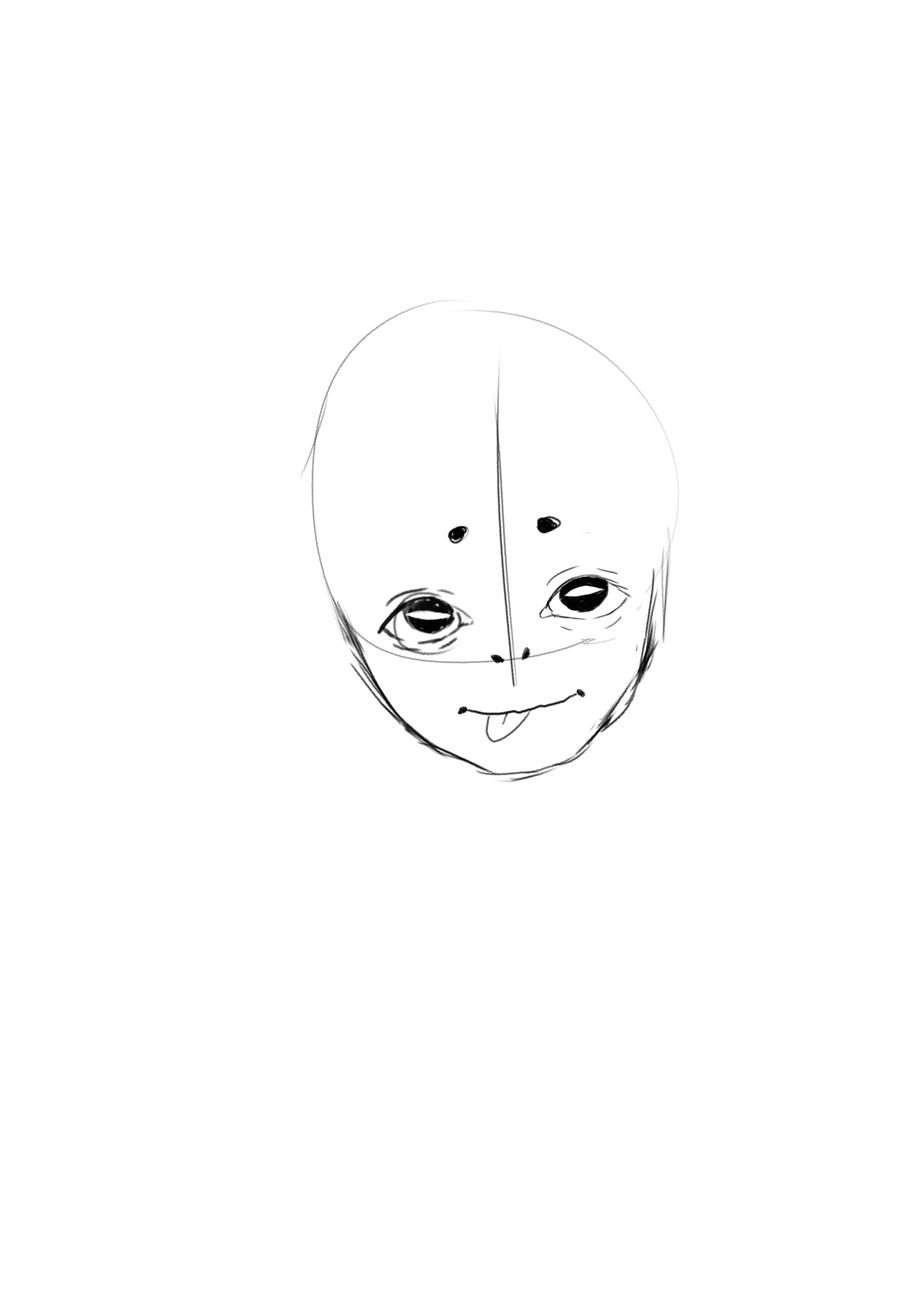
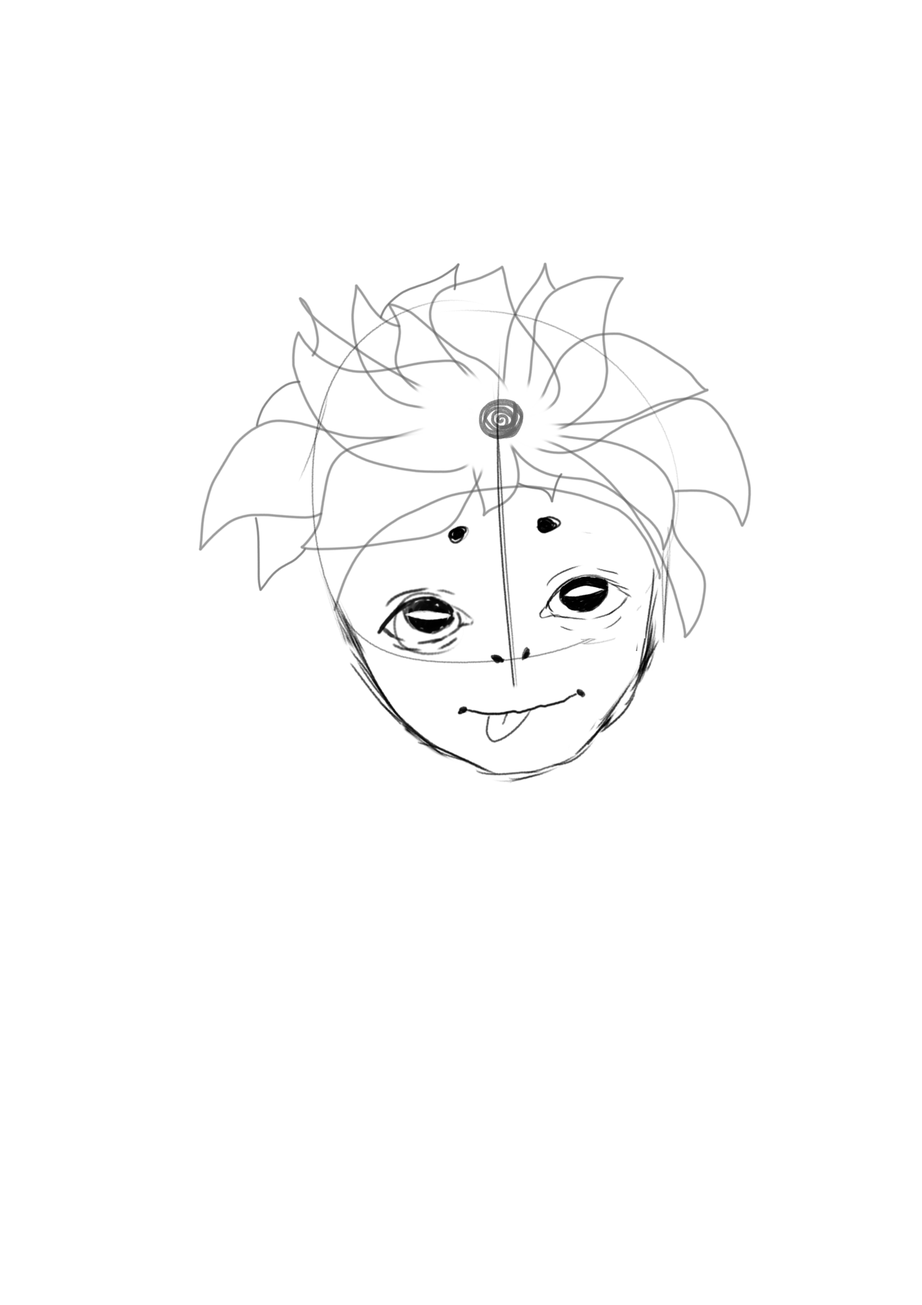
Two versions of the same layered image (922 x 1305). Layer-by-layer changes:
added layer "Einar 1" (61%) above "Capa de pintura 1" over <box>198,261,752,639</box>
painted on "Capa de pintura 1" over <box>198,261,752,639</box>
